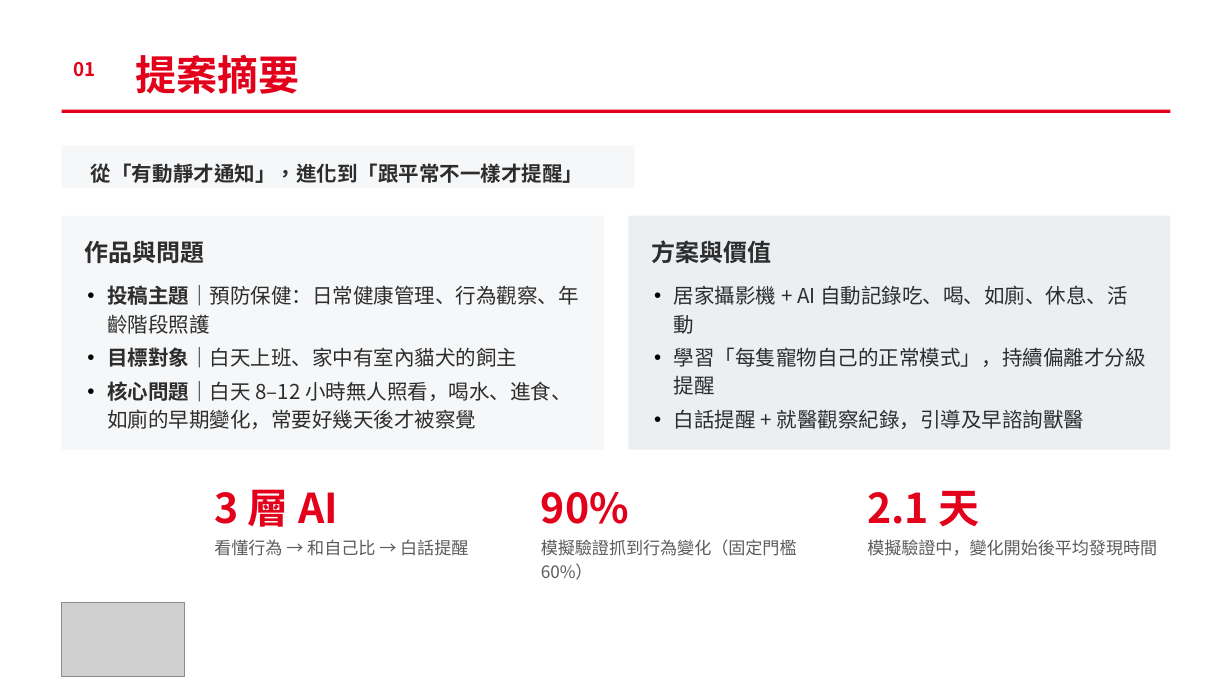
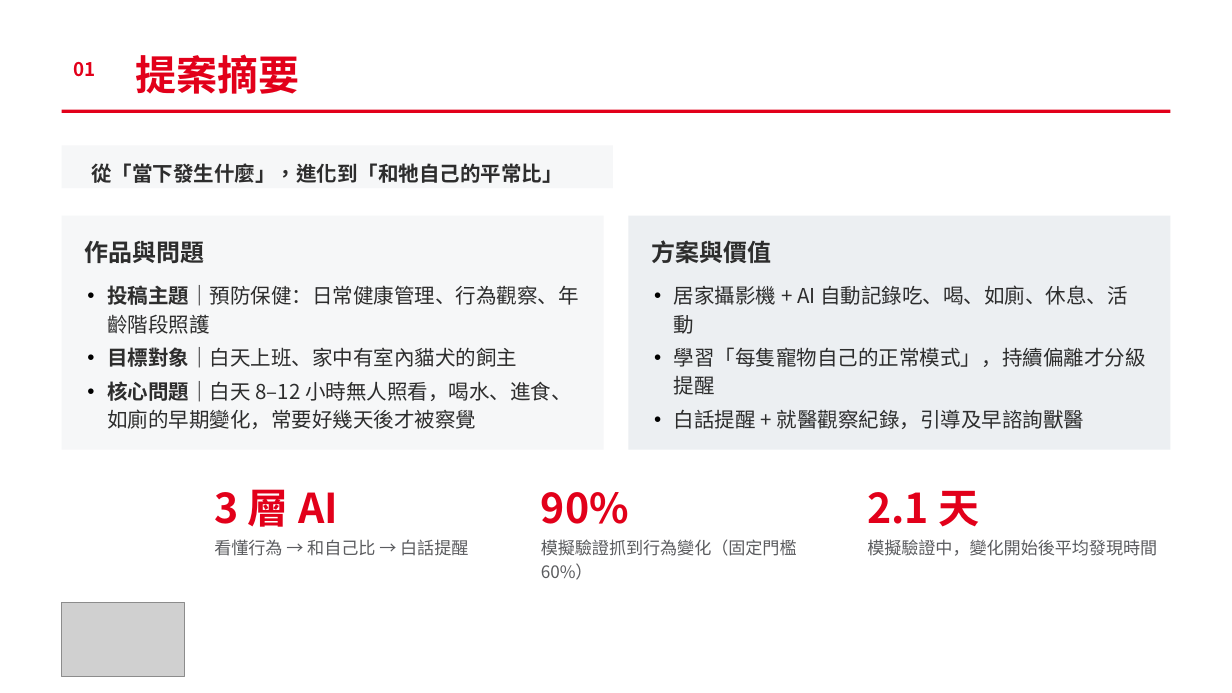
Before and after one commit to ammieliu-jpg/AI_animal, a slide deck: slide 2 of docs/proposal/PetSentinel_proposal.pptx. Drawn at 1232x693 pixels with LibreOffice and Linux fonts; fonts in the diff are those of the drawing; grey boxes stand for pictures. Boxes give left, top, right and bottom in pixels: in the first picture for what was removed or moved away, otherwise in the second. Text is boxed around its words. In the diff, an @@ line names an element or a change of style, - is before the commit and + after.

```diff
--- a/docs/proposal/PetSentinel_proposal.pptx
+++ b/docs/proposal/PetSentinel_proposal.pptx
@@ rectangle: place and size @@
-rectangle at box(62, 145, 634, 188)
+rectangle at box(62, 145, 612, 188)
@@ text at box(91, 163, 563, 183): text changed @@
-從「有動靜才通知」，進化到「跟平常不一樣才提醒」
+從「當下發生什麼」，進化到「和牠自己的平常比」
```
Also in this commit, not shown: 2 other slides changed, 6 other files.
